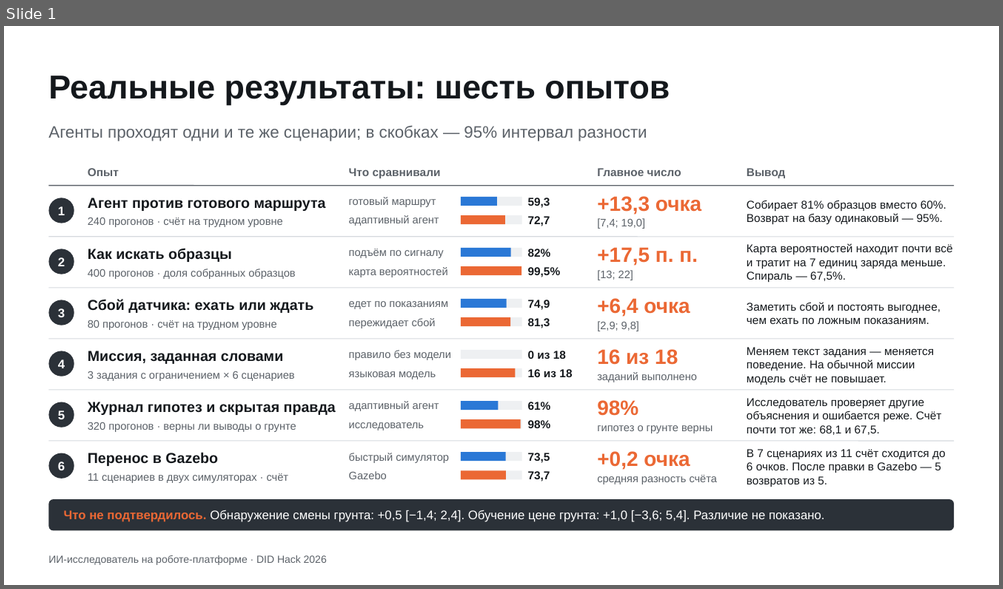
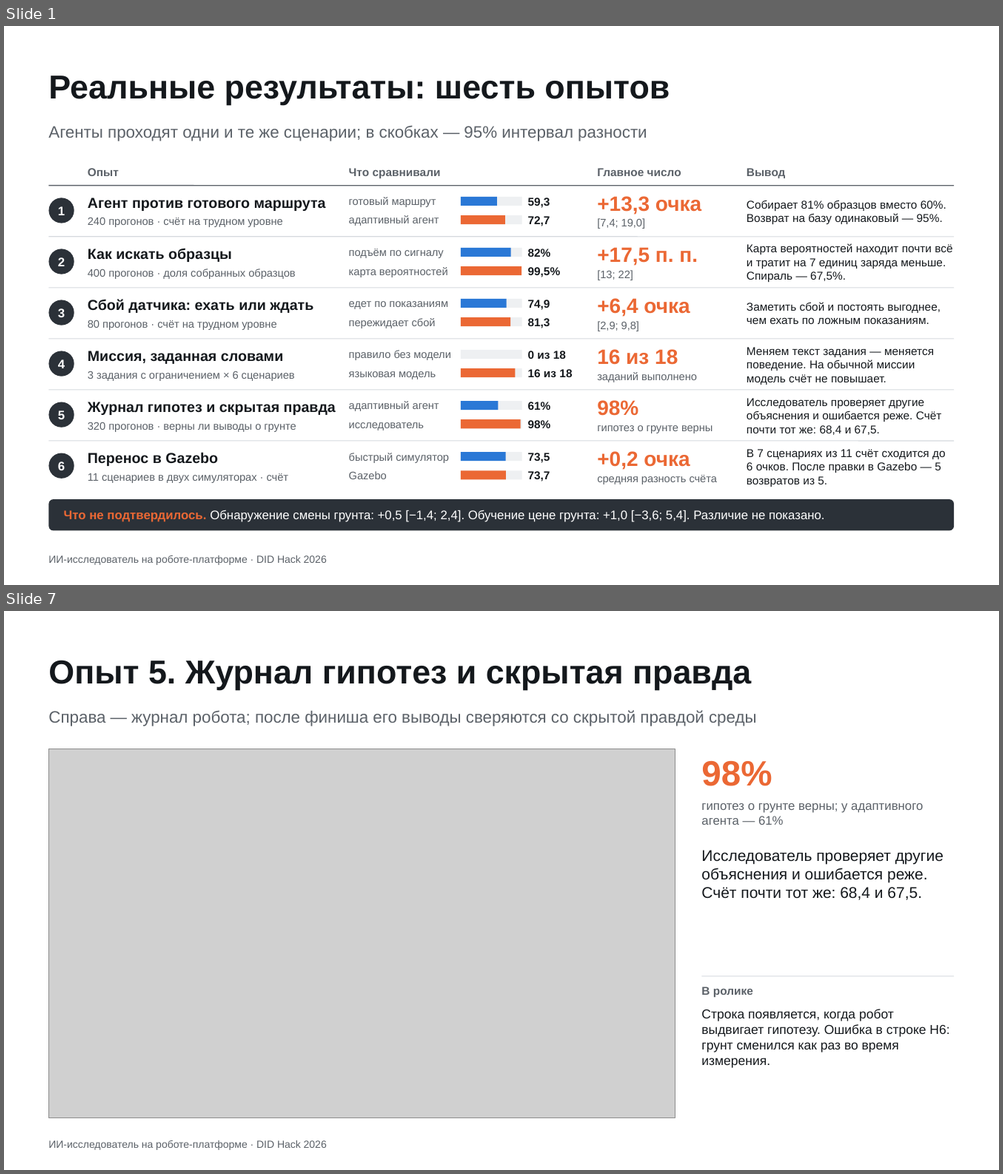
Before and after one commit to Mput13/did-hack, a slide deck: presentation/results_slide.pptx. Shown one above the other, each under a label of ours: slide 1 before the commit, slides 1 and 7 after it; the slides between them are not shown. The pictures are 1003x589 and 1003x1174 pixels, drawn with LibreOffice and Linux fonts; fonts in the diff are those of the drawing; grey boxes stand for pictures. Boxes give left, top, right and bottom in pixels: in the first picture for what was removed or moved away, otherwise in the second. Text is boxed around its words. In the diff, an @@ line names an element or a change of style, - is before the commit and + after.

```diff
--- a/presentation/results_slide.pptx
+++ b/presentation/results_slide.pptx
@@ slide 7 added at [4,611,999,1170], background #FFFFFF; not listed: 1 template element that a slide beside it also shows @@
@@ title added at [48,660,751,690], 32 pt, text #14181C, bold @@
+Опыт 5. Журнал гипотез и скрытая правда
@@ text added at [48,710,757,726], 16 pt, text #5B6168 @@
+Справа — журнал робота; после финиша его выводы сверяются со скрытой правдой среды
@@ picture added at [48,749,674,1119] @@
@@ text added at [701,760,771,786], 34 pt, text #EB6834, bold @@
+98%
@@ text added at [701,803,922,825], 12 pt, text #5B6168 @@
+гипотез о грунте верны; у адаптивного агента — 61%
@@ text added at [701,850,943,900], 15 pt, text #14181C @@
+Исследователь проверяет другие объяснения и ошибается реже. Счёт почти тот же: 68,4 и 67,5.
@@ text added at [701,987,753,997], 11 pt, text #5B6168, bold @@
+В ролике
@@ line added from (702, 977) to (954, 977), #D5D9DE 0.75 pt @@
@@ text added at [701,1009,949,1068], 12.5 pt, text #14181C @@
+Строка появляется, когда робот выдвигает гипотезу. Ошибка в строке H6: грунт сменился как раз во время измерения.
@@ slide 1 changed as well @@
@@ text at [746,398,942,435]: text changed @@
-Исследователь проверяет другие объяснения и ошибается реже. Счёт почти тот же: 68,1 и 67,5.
+Исследователь проверяет другие объяснения и ошибается реже. Счёт почти тот же: 68,4 и 67,5.
```
Also in this commit, not shown: 7 other slides added, 16 other files.
